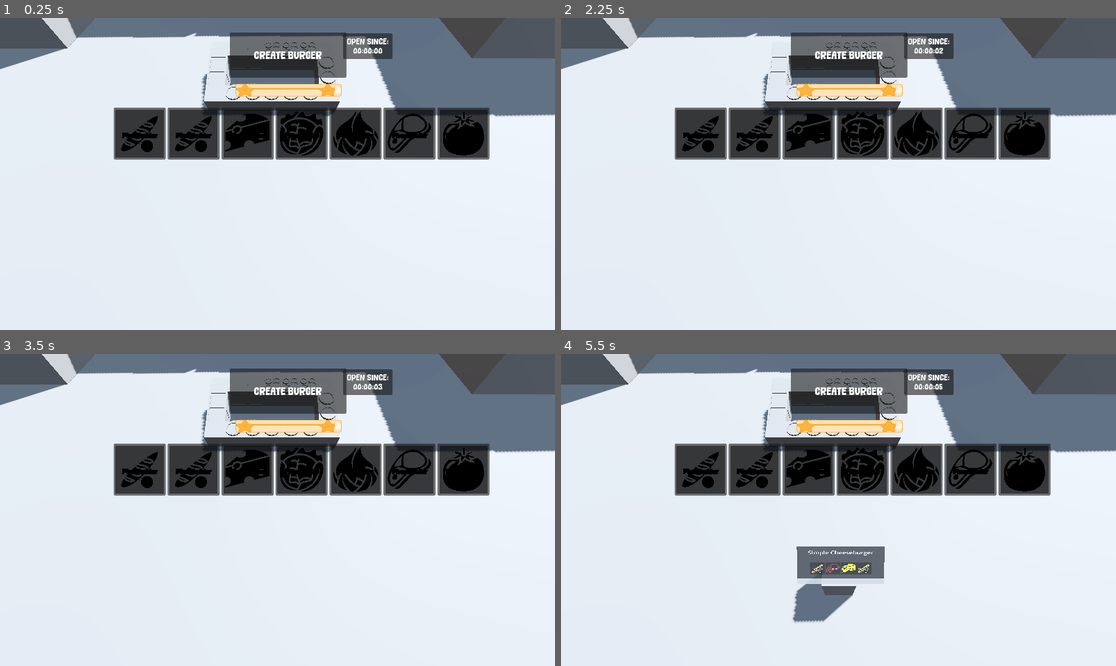
Above: before the commit, frames 1-4 (two rows, left to right).
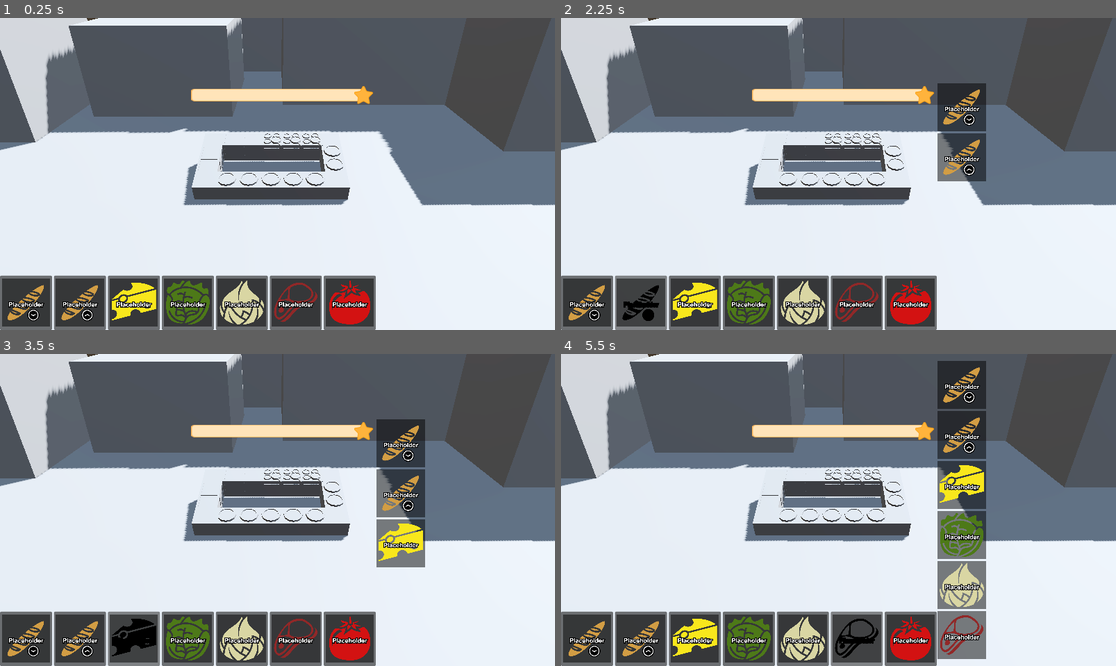
Above: after the commit, the same moments.

Repository: thewasmans/2026-game-jam-burger-truck
Game: Godot game, scene res://scenes/main.tscn
Two runs of this game, one before a commit and one after it. Both use one fixed random seed, a clock stepped at 60 frames per second and the inputs below.
Inputs (mouse positions are in pixels of both pictures, inside the frame that each line leads up to):
- Up to frame 1 (0.25 s): no input
- Up to frame 2 (2.25 s): click (849, 55) at 0.5 s, where only the run before the commit has a clickable "CREATE BURGER"; click (588, 301) at 1.27 s; click (638, 301) at 2.02 s
- Up to frame 3 (3.5 s): click (133, 637) at 2.77 s
- Up to frame 4 (5.5 s): click (749, 637) at 3.52 s; click (805, 637) at 4.27 s; click (855, 637) at 5.02 s

The runs differ from the first frame. In frame 1, 57% of the frame differs, in the area x 0-100%, y 0-100%; in frame 2, 57%; in frame 3, 58%; in frame 4, 63%.

Commit message:
Update game UI

Diff:
--- a/contents/prefabs/ui/game_ui.tscn
+++ b/contents/prefabs/ui/game_ui.tscn
@@ -2,9 +2,10 @@
 
 [ext_resource type="Script" uid="uid://b8ox1k3noecv8" path="res://scripts/ui/game_ui.gd" id="1_84on6"]
 [ext_resource type="Theme" uid="uid://bfmopjudgwf0u" path="res://contents/ui/in_game_theme.tres" id="1_ajtxk"]
-[ext_resource type="Script" path="res://scripts/ui/score_timer_ui.gd" id="2_ajtxk"]
+[ext_resource type="Script" uid="uid://dxgp27gfp76am" path="res://scripts/ui/score_timer_ui.gd" id="2_ajtxk"]
+[ext_resource type="Theme" uid="uid://cvnnsdpuxjgqj" path="res://contents/ui/ingredients_theme.tres" id="3_uuvj8"]
 
-[node name="GameUI" type="Control" unique_id=149232493 node_paths=PackedStringArray("reputation_slider", "button_create_burger", "container")]
+[node name="GameUI" type="Control" unique_id=149232493 node_paths=PackedStringArray("reputation_slider", "button_create_burger", "container_buttons_ingredients", "container_ingredients_current_burger")]
 layout_mode = 3
 anchors_preset = 15
 anchor_right = 1.0
@@ -15,33 +16,34 @@
 script = ExtResource("1_84on6")
 reputation_slider = NodePath("HSlider")
 button_create_burger = NodePath("ButtonCreateBurger")
-container = NodePath("HBoxContainer")
-
-[node name="HSlider" type="HSlider" parent="." unique_id=74886958]
-layout_mode = 0
-offset_left = 489.0
-offset_top = 133.0
-offset_right = 709.0
-offset_bottom = 167.0
-max_value = 10.0
-value = 10.0
+container_buttons_ingredients = NodePath("HBoxIngredientsButtons")
+container_ingredients_current_burger = NodePath("IngredientsCurrentBurger")
+theme_ingredients = ExtResource("3_uuvj8")
 
 [node name="ButtonCreateBurger" type="Button" parent="." unique_id=1547378560]
-layout_mode = 0
-offset_left = 477.0
-offset_top = 30.0
-offset_right = 719.0
-offset_bottom = 124.0
-text = "CREATE BURGER"
+visible = false
+layout_mode = 1
+anchors_preset = 5
+anchor_left = 0.5
+anchor_right = 0.5
+offset_left = -121.0
+offset_top = 37.695
+offset_right = 121.0
+offset_bottom = 131.69498
+grow_horizontal = 2
+text = "ADD INGREDIENTS"
 
-[node name="Panel" type="Panel" parent="." unique_id=1249262908]
+[node name="Panel" type="Panel" parent="ButtonCreateBurger" unique_id=1249262908]
 layout_mode = 1
-offset_left = 712.0
-offset_top = 32.0
-offset_right = 815.0
-offset_bottom = 85.0
+anchors_preset = 1
+anchor_left = 1.0
+anchor_right = 1.0
+offset_left = 8.475006
+offset_right = 111.47504
+offset_bottom = 53.0
+grow_horizontal = 0
 
-[node name="Label" type="Label" parent="Panel" unique_id=1495386712]
+[node name="Label" type="Label" parent="ButtonCreateBurger/Panel" unique_id=1495386712 node_paths=PackedStringArray("_timer_label")]
 layout_mode = 1
 anchors_preset = 8
 anchor_left = 0.5
@@ -54,14 +56,47 @@
 offset_bottom = 26.5
 grow_horizontal = 2
 grow_vertical = 2
+text = "XX:XX:XX"
 horizontal_alignment = 1
 vertical_alignment = 1
 autowrap_mode = 2
 script = ExtResource("2_ajtxk")
+_timer_label = NodePath(".")
 
-[node name="HBoxContainer" type="HBoxContainer" parent="." unique_id=1966454403]
-layout_mode = 0
-offset_left = 236.0
-offset_top = 186.0
-offset_right = 573.0
-offset_bottom = 226.0
+[node name="HSlider" type="HSlider" parent="." unique_id=74886958]
+layout_mode = 1
+anchors_preset = 5
+anchor_left = 0.5
+anchor_right = 0.5
+offset_left = -179.0
+offset_top = 141.0
+offset_right = 179.0
+offset_bottom = 179.0
+grow_horizontal = 2
+mouse_filter = 2
+max_value = 10.0
+value = 10.0
+
+[node name="IngredientsCurrentBurger" type="VBoxContainer" parent="." unique_id=265625374]
+layout_mode = 1
+anchors_preset = 6
+anchor_left = 1.0
+anchor_top = 0.5
+anchor_right = 1.0
+anchor_bottom = 0.5
+offset_left = -370.075
+offset_top = -189.0
+offset_right = -270.075
+offset_bottom = 189.0
+grow_horizontal = 0
+grow_vertical = 2
+
+[node name="HBoxIngredientsButtons" type="HBoxContainer" parent="." unique_id=1966454403]
+layout_mode = 1
+anchors_preset = 12
+anchor_top = 1.0
+anchor_right = 1.0
+anchor_bottom = 1.0
+offset_top = -113.0
+grow_horizontal = 2
+grow_vertical = 0
--- a/contents/ui/in_game_theme.tres
+++ b/contents/ui/in_game_theme.tres
@@ -3,14 +3,13 @@
 [ext_resource type="FontFile" uid="uid://b4cgabxfthsbj" path="res://contents/ui/fonts/Thesead.otf" id="1_8ftue"]
 [ext_resource type="Texture2D" uid="uid://d3reikr8breno" path="res://contents/ui/assets/REP_Bar_Slider.png" id="2_v23nn"]
 [ext_resource type="Texture2D" uid="uid://dcwcwi1wkl3k2" path="res://contents/ui/assets/REP_Bar_Top.png" id="3_dkct0"]
+[ext_resource type="Texture2D" uid="uid://xqtndduxksku" path="res://contents/ui/assets/REP_Bar_Bottom.png" id="3_v23nn"]
 
-[sub_resource type="StyleBoxTexture" id="StyleBoxTexture_j2ywk"]
-texture = ExtResource("2_v23nn")
-texture_margin_left = 38.0
-texture_margin_right = 265.0
+[sub_resource type="StyleBoxTexture" id="StyleBoxTexture_v23nn"]
+texture = ExtResource("3_dkct0")
 
 [sub_resource type="StyleBoxTexture" id="StyleBoxTexture_mslo3"]
-texture = ExtResource("3_dkct0")
+texture = ExtResource("3_v23nn")
 texture_margin_top = 13.0
 texture_margin_bottom = 13.0
 
@@ -28,18 +27,14 @@
 Button/colors/icon_hover_pressed_color = Color(0, 0, 0, 1)
 Button/colors/icon_normal_color = Color(0, 0, 0, 1)
 Button/colors/icon_pressed_color = Color(0, 0, 0, 1)
-Button/constants/align_to_largest_stylebox = 0
-Button/constants/h_separation = 0
-Button/constants/icon_max_width = 0
-Button/constants/outline_size = 0
 Button/font_sizes/font_size = 20
 Button/fonts/font = ExtResource("1_8ftue")
-Button/styles/disabled = null
-Button/styles/focus = null
-Button/styles/hover = null
-Button/styles/normal = null
-Button/styles/pressed = null
-HSlider/styles/grabber_area = SubResource("StyleBoxTexture_j2ywk")
+HSlider/constants/center_grabber = 1
+HSlider/icons/grabber = ExtResource("2_v23nn")
+HSlider/icons/grabber_disabled = null
+HSlider/icons/grabber_highlight = null
+HSlider/icons/tick = null
+HSlider/styles/grabber_area = SubResource("StyleBoxTexture_v23nn")
 HSlider/styles/slider = SubResource("StyleBoxTexture_mslo3")
 Label/colors/font_color = Color(1, 1, 1, 1)
 Label/colors/font_outline_color = Color(0, 0, 0, 1)
--- /dev/null
+++ b/contents/ui/ingredients_theme.tres
@@ -0,0 +1,6 @@
+[gd_resource type="Theme" format=3 uid="uid://cvnnsdpuxjgqj"]
+
+[resource]
+Button/colors/font_color = Color(0.875, 0.875, 0.875, 1)
+Button/colors/icon_normal_color = Color(1, 1, 1, 1)
+Button/constants/icon_max_width = 100
--- a/scenes/main.tscn
+++ b/scenes/main.tscn
@@ -59,7 +59,8 @@
 [node name="Global" type="Node" parent="." unique_id=1804165768]
 
 [node name="Camera3D" type="Camera3D" parent="Global" unique_id=1998703230]
-transform = Transform3D(-1, -7.5710346e-08, 4.3711385e-08, 0, 0.49999997, 0.86602545, -8.742278e-08, 0.86602545, -0.49999997, 0, 8, -4.159)
+transform = Transform3D(-1, 4.371139e-08, -7.5710346e-08, 0, 0.8660254, 0.5, 8.742278e-08, 0.5, -0.8660254, 0, 8.985, -8.699)
+fov = 48.3
 
 [node name="Level" type="Node" parent="." unique_id=751625337]
 
@@ -80,6 +81,7 @@
 transform = Transform3D(1, 0, 0, 0, 1, 0, 0, 0, 1, 0, 0.103453636, -10)
 front_truck_target = NodePath("../Kitchen/TargetPositionClients/FrontTruck")
 out_screen_target = NodePath("../Kitchen/TargetPositionClients/Leaving")
+spawn_time = 10.0
 
 [node name="Ground" type="MeshInstance3D" parent="Level" unique_id=1600320922]
 transform = Transform3D(100.000015, 0, 0, 0, 0.1, 0, 0, 0, 100.000015, 0, 0, 0)
--- a/scripts/enemy.gd
+++ b/scripts/enemy.gd
@@ -13,6 +13,7 @@
 @export var target_position: Vector3
 @export var target_leaving: Vector3
 @export var client_request_ui: ClientRequestUI
+@export var wait_time: Vector2 = Vector2(10, 15)
 
 var current_state: State = State.MOVING_TO_TRUCK
 var wait_timer: Timer
@@ -25,7 +26,8 @@
 func _ready() -> void:
 	_is_hungry = true
 	wait_timer = Timer.new()
-	wait_timer.wait_time = 3.0
+	wait_timer.wait_time = randf_range(wait_time.x, wait_time.y)
+	client_request_ui.waiting.max_value = wait_timer.wait_time
 	wait_timer.one_shot = true
 	wait_timer.timeout.connect(_on_wait_timer_timeout)
 	add_child(wait_timer)
--- a/scripts/main.gd
+++ b/scripts/main.gd
@@ -7,12 +7,16 @@
 @export var spawner: EnemySpawner
 @export var burgers_data: Array[BurgerData]
 @export var ingredients_data: Array[Ingredient]
+var _current_burger:Array[Ingredient]
 var _clients:Array[Enemy] = []
 
 func _ready() -> void:
 	snack_truck.reputation_changed.connect(game_ui.on_reputation_changed)
 	game_ui.button_create_burger.pressed.connect(create_burger)
 	game_ui.init_buttons_ingredients(ingredients_data)
+	for button in game_ui.ingredients_buttons:
+		var ingredient:Ingredient = button.get_meta("ingredient")
+		button.pressed.connect(create_burger.bind(ingredient))
 
 func on_child_entered_tree(node: Node) -> void:
 	if node is Enemy:
@@ -35,7 +39,10 @@
 func on_enemy_leaving_satiated():
 	print("TODDO : INCREASE MONEY")
 
-func create_burger():
+func create_burger(ingredient:Ingredient):
+	_current_burger.append(ingredient)
+	game_ui.add_ingredient(ingredient)
+	return
 	if _clients.size() > 0:
 		var client: Enemy = _clients.front()
 		if client:
--- a/scripts/ui/game_ui.gd
+++ b/scripts/ui/game_ui.gd
@@ -4,14 +4,26 @@
 
 @export var reputation_slider: HSlider
 @export var button_create_burger:Button
-@export var container:Container
+@export var container_buttons_ingredients:Container
+@export var container_ingredients_current_burger:Container
+@export var theme_ingredients:Theme
+var ingredients_buttons:Array[Button]
 
 func init_buttons_ingredients(ingredients:Array[Ingredient]):
 	for ingredient in ingredients:
 		var button = Button.new()
 		button.icon = ingredient.icon
-		button.add_theme_constant_override('icon_max_width', 100)
-		container.add_child(button)
+		button.theme = theme_ingredients
+		container_buttons_ingredients.add_child(button)
+		button.set_meta("ingredient", ingredient)
+		ingredients_buttons.append(button)
 
 func on_reputation_changed(new_reputation: int) -> void:
 	reputation_slider.value = new_reputation
+
+func add_ingredient(ingredient:Ingredient):
+	var ingredient_texture := TextureRect.new()
+	ingredient_texture.texture = ingredient.icon
+	ingredient_texture.expand_mode = TextureRect.EXPAND_IGNORE_SIZE
+	ingredient_texture.custom_minimum_size = Vector2(100, 100)
+	container_ingredients_current_burger.add_child(ingredient_texture)
--- a/scripts/ui/score_timer_ui.gd
+++ b/scripts/ui/score_timer_ui.gd
@@ -1,6 +1,6 @@
 extends Control
 
-@onready var _timer_label = $/root/Main/GameUI/Panel/Label
+@export var _timer_label:Label
 var _timer: float = 0.0
 
 # Called when the node enters the scene tree for the first time.
